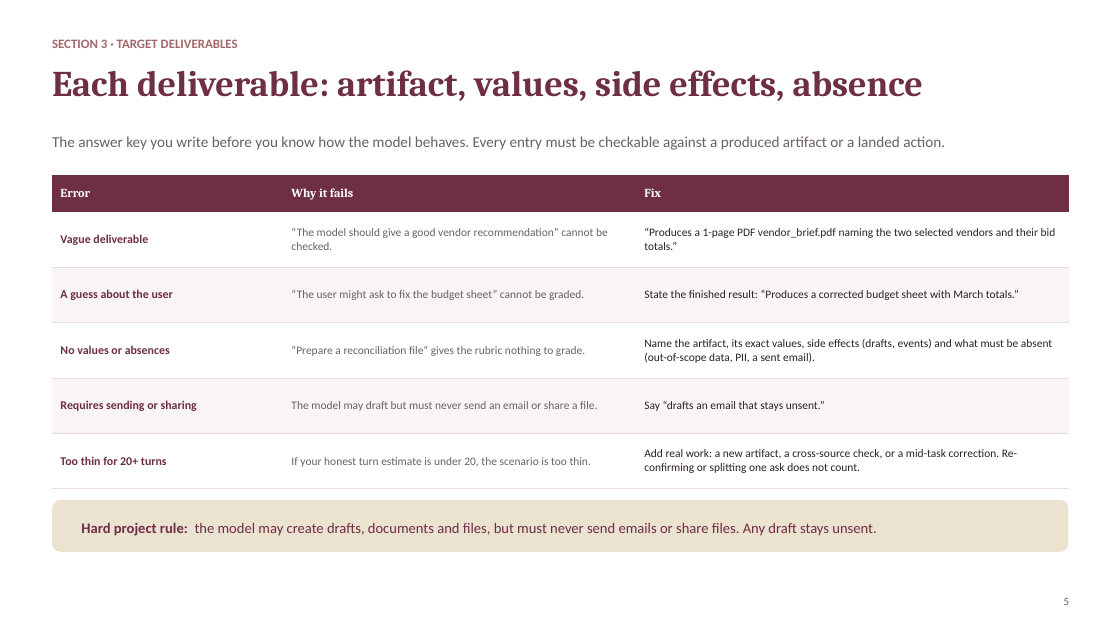
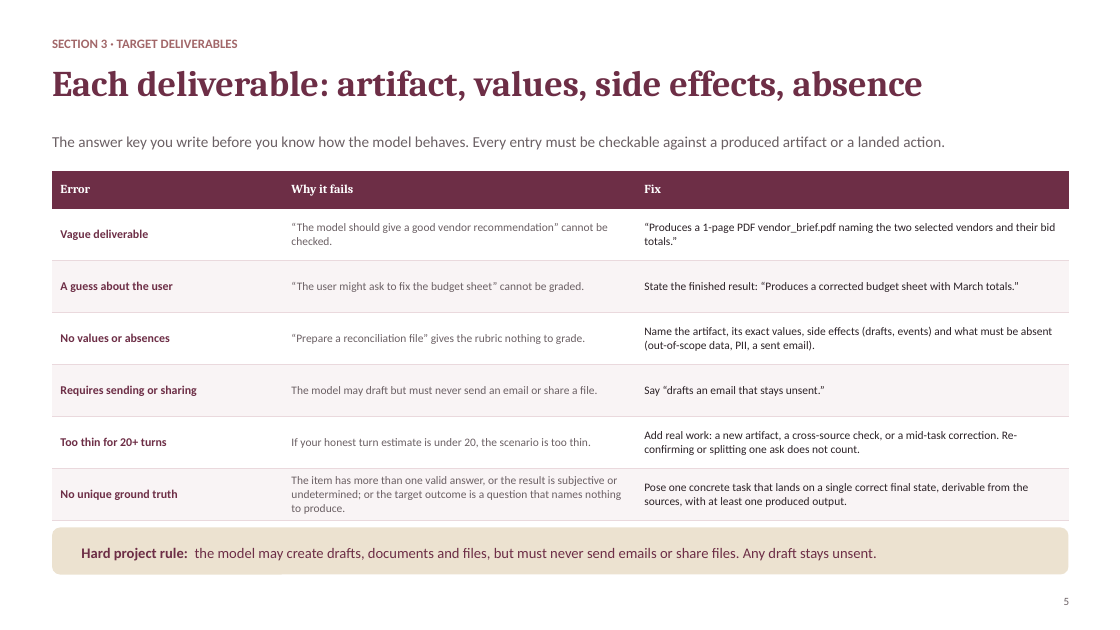
Before and after one commit to jp-999/nectarbloom-hub, a slide deck: slide 5 of assets/Nectarbloom Common Errors.pptx. Drawn at 1120x630 pixels with LibreOffice and Linux fonts; fonts in the diff are those of the drawing. Boxes give left, top, right and bottom in pixels: in the first picture for what was removed or moved away, otherwise in the second. Text is boxed around its words. In the diff, an @@ line names an element or a change of style, - is before the commit and + after.

```diff
--- a/assets/Nectarbloom Common Errors.pptx
+++ b/assets/Nectarbloom Common Errors.pptx
@@ table at (x1=52, y1=171, x2=1069, y2=521) @@
+row 7: No unique ground truth | The item has more than one valid answer, or the result is subjective or undetermined; or the target outcome is a question that names nothing to produce. | Pose one concrete task that lands on a single correct final state, derivable from the sources, with at least one produced output.
@@ table resized from (x1=52, y1=175, x2=1069, y2=489) to (x1=52, y1=171, x2=1069, y2=521) @@
@@ rounded rectangle resized from (x1=52, y1=500, x2=1069, y2=552) to (x1=52, y1=528, x2=1069, y2=575) @@
@@ text "Hard project rule: the model ..." moved from (x1=81, y1=522, x2=876, y2=536) to (x1=81, y1=547, x2=876, y2=561) @@
```
Also in this commit, not shown: 3 other slides changed, 1 slide added, 7 other files.
